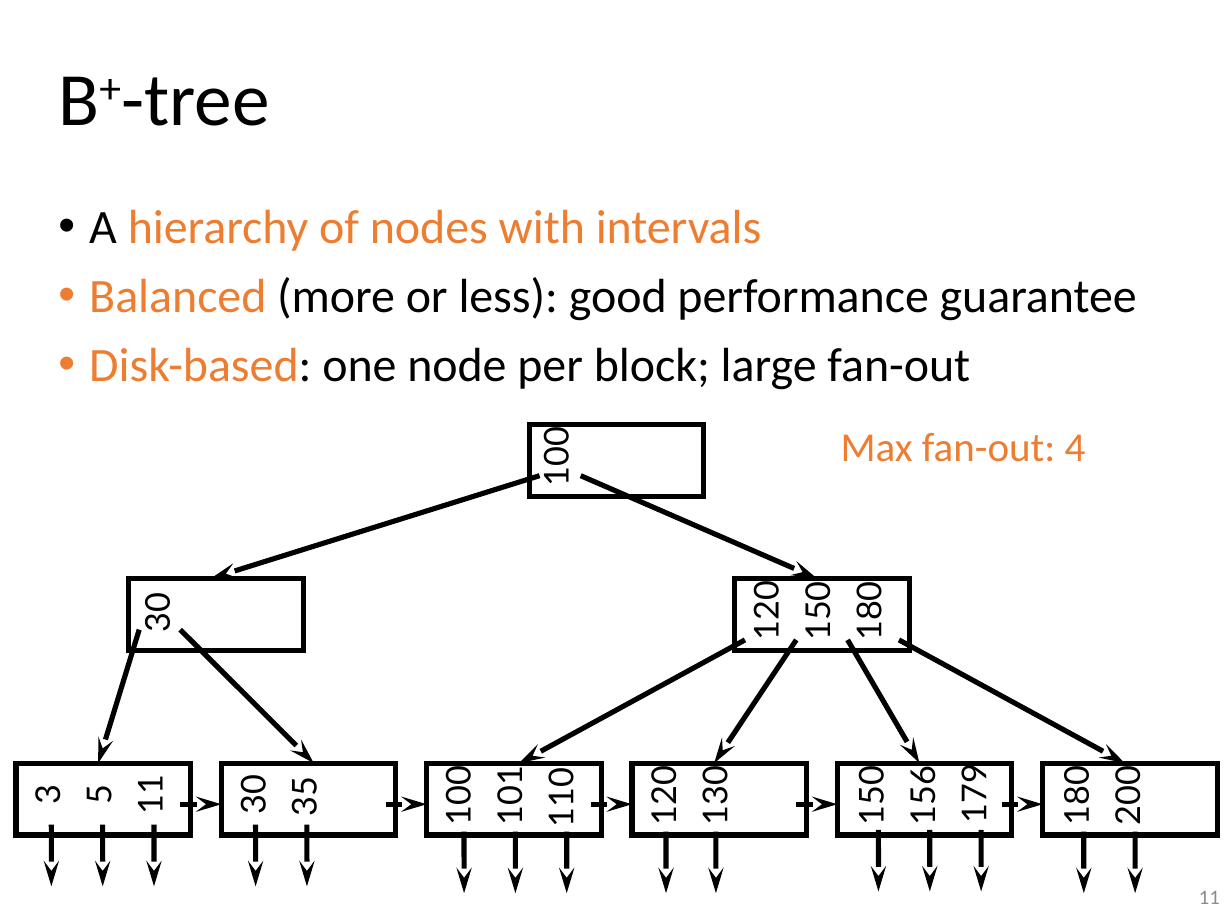
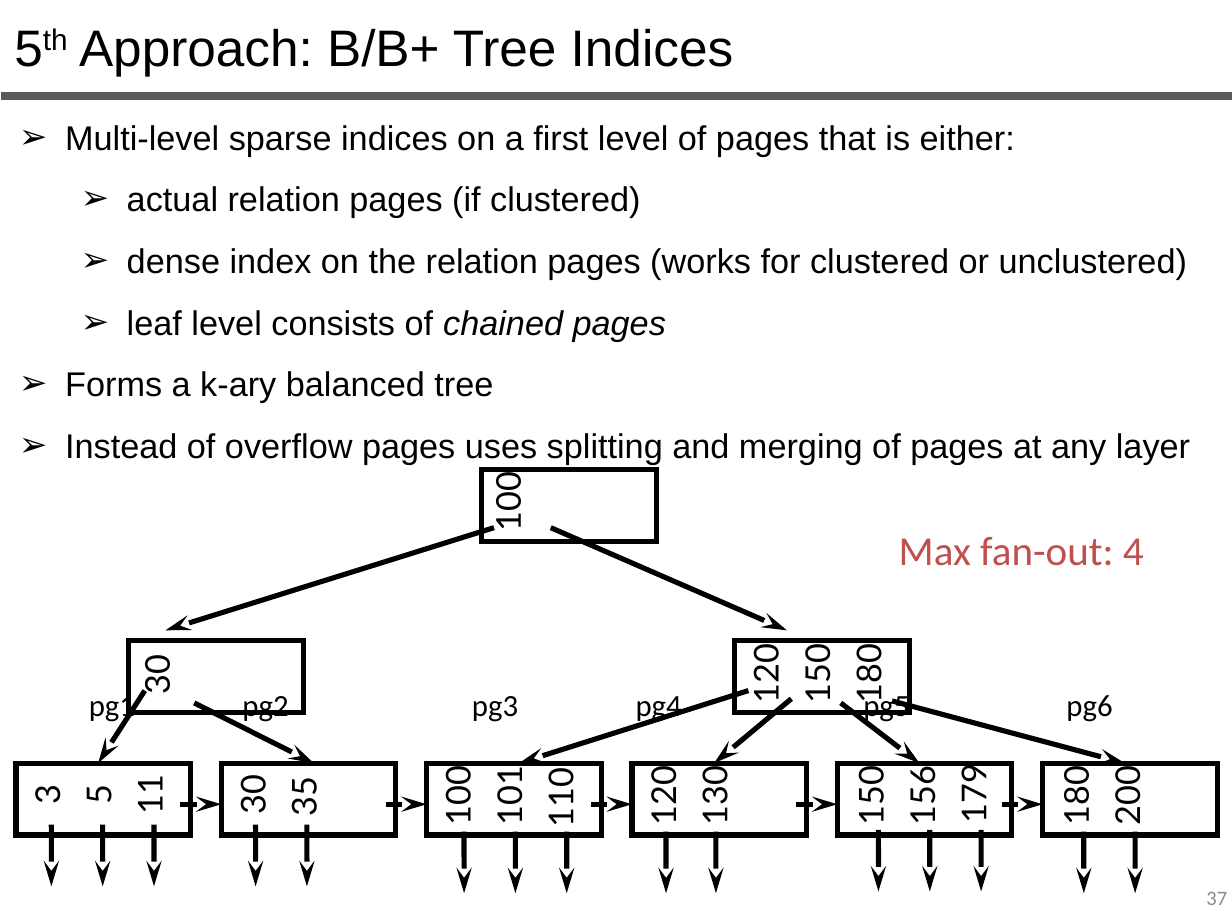
Before and after one commit to queryproc/slides, a slide deck: slide 37 of 12-index-slides.pptx (slide 11 before the commit). Drawn at 1232x924 pixels with LibreOffice and Linux fonts; fonts in the diff are those of the drawing. Boxes give left, top, right and bottom in pixels: in the first picture for what was removed or moved away, otherwise in the second. Text is boxed around its words. In the diff, an @@ line names an element or a change of style, - is before the commit and + after.

Commit message:
add new 12-index-slides

```diff
--- a/12-index-slides.pptx
+++ b/12-index-slides.pptx
@@ text added at [79,28,734,76], 30 pt, text #000000 @@
+5th Approach: B/B+ Tree Indices
@@ title removed at [58,76,269,126] @@
-B+-tree
@@ line added from (0, 96) to (1232, 96), #595959 4.5 pt @@
@@ text added at [65,125,1190,464], 20 pt, text #000000 @@
+➢ Multi-level sparse indices on a first level of pages that is either:
+  ➢ actual relation pages (if clustered)
+  ➢ dense index on the relation pages (works for clustered or unclustered)
+  ➢ leaf level consists of chained pages
+➢ Forms a k-ary balanced tree
+➢ Instead of overflow pages uses splitting and merging of pages at any layer
@@ text removed at [89,209,1137,390] @@
-• A hierarchy of nodes with intervals
-• Balanced (more or less): good performance guarantee
-• Disk-based: one node per block; large fan-out
@@ text "100": place and size @@
-text "100" at [535,433,576,483]
+text "100" at [487,478,528,530]
@@ rectangle: place and size @@
-rectangle at [530,424,705,495]
+rectangle at [482,469,657,541]
@@ arrow moved from (540, 476) - (211, 578) to (494, 527) - (165, 631) @@
@@ arrow moved from (580, 476) - (817, 578) to (551, 527) - (787, 631) @@
@@ text "Max fan-out: 4": place and size @@
-text "Max fan-out: 4" at [841,433,1086,462]
+text "Max fan-out: 4" at [899,537,1144,566]
@@ text "Max fan-out: 4" at [899,537,1144,566]: text colour #ED7D31 to #C0504D @@
@@ 4 texts, 2 rectangles: place and size @@
-4 texts, 2 rectangles at [129,578,909,649]
+4 texts, 2 rectangles at [129,641,909,712]
@@ text added at [89,691,135,725], 18 pt, text #000000 @@
+pg1
@@ arrow moved from (139, 630) - (99, 763) to (145, 691) - (99, 763) @@
@@ arrow moved from (180, 630) - (314, 763) to (195, 703) - (314, 763) @@
@@ text added at [242,696,288,725], 18 pt, text #000000 @@
+pg2
@@ text added at [472,696,518,722], 18 pt, text #000000 @@
+pg3
@@ arrow moved from (745, 639) - (519, 763) to (748, 691) - (519, 763) @@
@@ text added at [636,696,682,725], 18 pt, text #000000 @@
+pg4
@@ arrow moved from (796, 639) - (715, 763) to (791, 699) - (715, 763) @@
@@ arrow moved from (848, 639) - (919, 763) to (840, 703) - (919, 763) @@
@@ text added at [863,691,909,725], 18 pt, text #000000 @@
+pg5
@@ arrow moved from (899, 639) - (1125, 763) to (892, 701) - (1125, 763) @@
@@ text added at [1066,695,1112,722], 18 pt, text #000000 @@
+pg6
@@ page number at [1206,892,1227,905]: text changed @@
-11
+37
```
Also in this commit, not shown: 15 other slides changed, 45 slides added, 20 slides removed, 1 other file.
